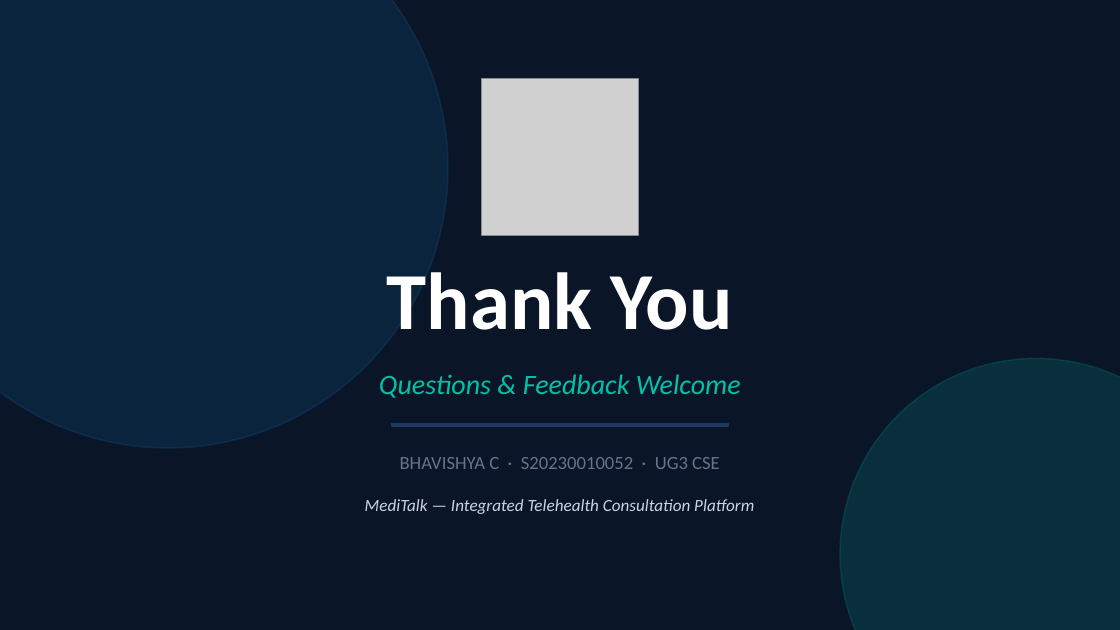
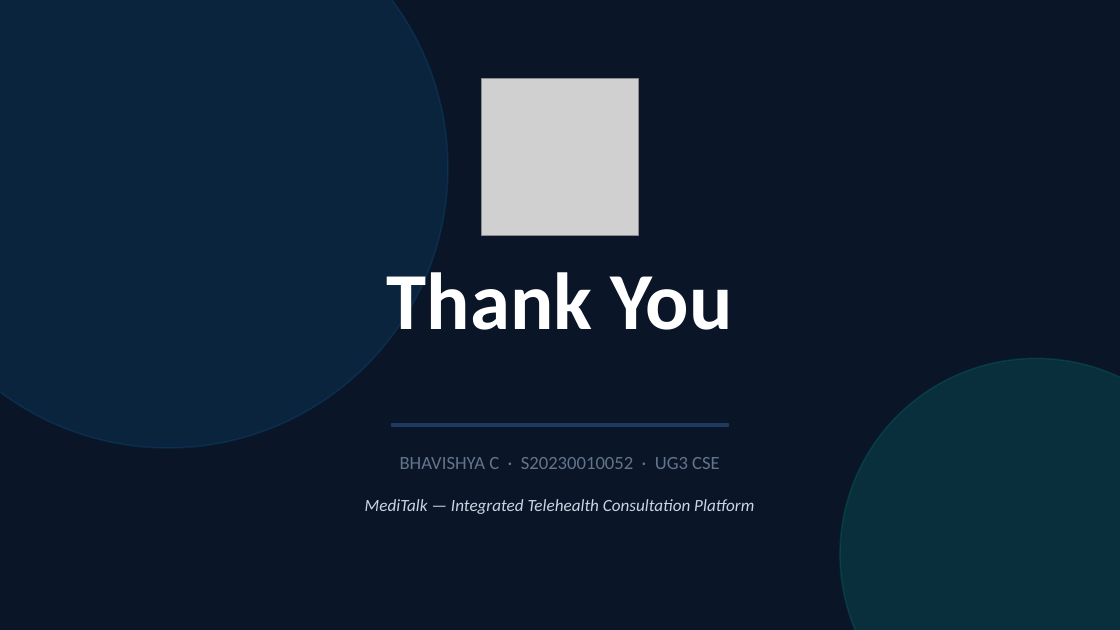
Before and after one commit to BHAVISHYA6/MediTalk, a slide deck: slide 10 of MediTalk_Presentation.pptx. Drawn at 1120x630 pixels with LibreOffice and Linux fonts; fonts in the diff are those of the drawing; grey boxes stand for pictures. Boxes give left, top, right and bottom in pixels: in the first picture for what was removed or moved away, otherwise in the second. Text is boxed around its words. In the diff, an @@ line names an element or a change of style, - is before the commit and + after.

```diff
--- a/MediTalk_Presentation.pptx
+++ b/MediTalk_Presentation.pptx
@@ text removed at box(379, 374, 741, 398) @@
-Questions & Feedback Welcome
```
Also in this commit, not shown: 2 other slides changed, 5 other files.
